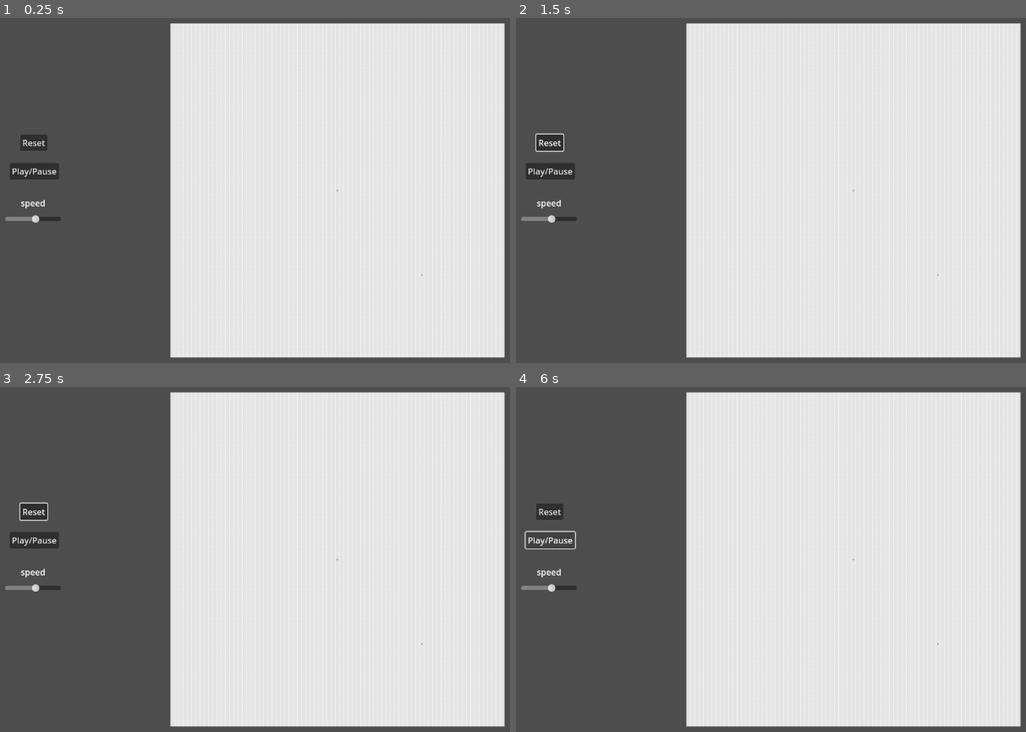
Above: before the commit, frames 1-4 (two rows, left to right).
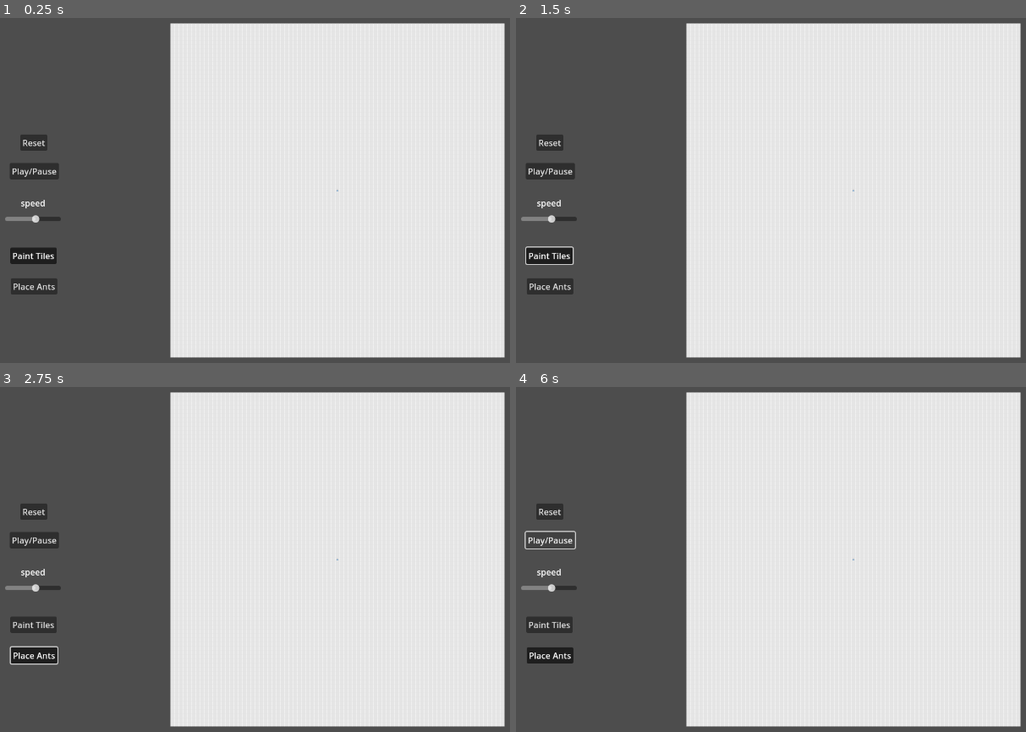
Above: after the commit, the same moments.

Repository: toucam87/LangtonAnts
Game: Godot game, scene res://Main Scene/world.tscn
Same seed, same stepped clock (60 frames per second), same inputs: the game is played once before the commit and once after it.
Inputs (mouse positions are in pixels of both pictures, inside the frame that each line leads up to):
- Up to frame 1 (0.25 s): no input
- Up to frame 2 (1.5 s): click "Reset" at 0.5 s; click (551, 256) at 1.25 s, where only the run after the commit has a clickable "Paint Tiles"
- Up to frame 3 (2.75 s): click (35, 656) at 2 s, where only the run after the commit has a clickable "Place Ants"
- Up to frame 4 (6 s): click (551, 625) at 2.75 s, where only the run after the commit has a clickable "Paint Tiles"; click (551, 656) at 3.5 s, where only the run after the commit has a clickable "Place Ants"; click (551, 625) at 4.25 s, where only the run after the commit has a clickable "Paint Tiles"; click (551, 656) at 5 s, where only the run after the commit has a clickable "Place Ants"; click "Play/Pause" at 5.75 s

The runs differ from the first frame. In frame 1, 0.8% of the frame differs, in the area x 1-83%, y 66-81%; in frame 2, 1.0%; in frame 3, 1.0%, in the area x 1-83%, y 33-81%; in frame 4, 0.8%.

Commit message:
v0.1.2 click to create ants
click to create and destroy ants, UI to toggle paint tiles or place ants.
fixed bug where reset didn't erase extra ants.

Diff:
--- a/Board/board_tilemap.gd
+++ b/Board/board_tilemap.gd
@@ -6,9 +6,10 @@
 
 enum {WHITE, BLACK, BLUE, RED, YELLOW, GREEN, ORANGE, PURPLE}
 
+var is_painting_tiles = true
+
 var active_color = 1
 var default_color = 0
-var is_painting_tiles = true
 var old_mouse_pos = null
 
 func initialize_map(size):
@@ -25,6 +26,10 @@
 	set_cell(0, coord, 0, Vector2i(new_color, 0))
 
 
+func is_tile_in_map(coordinate) -> bool:
+	return get_cell_source_id(0, coordinate) != -1
+
+
 func _input(_event: InputEvent) -> void:
 	if is_painting_tiles:
 		if Mouse.left_click_pressed == true:
@@ -32,12 +37,12 @@
 			points_to_paint.append(Mouse.mouse_pos)
 			for point in points_to_paint:
 				var map_point = local_to_map(to_local(point))
-				if get_cell_source_id(0, map_point) != -1:
+				if is_tile_in_map(map_point):
 					swap_tile(map_point, active_color)
 		elif Mouse.right_click_pressed == true:
 			var points_to_paint = Mouse.lerped_mouse_positions
 			points_to_paint.append(Mouse.mouse_pos)
 			for point in points_to_paint:
 				var map_point = local_to_map(to_local(point))
-				if get_cell_source_id(0, map_point) != -1:
+				if is_tile_in_map(map_point):
 					swap_tile(map_point, default_color)
--- a/Main Scene/game_board.gd
+++ b/Main Scene/game_board.gd
@@ -7,8 +7,10 @@
 
 var ant_scene = preload("res://Ants/ant.tscn")
 var ants = []
+var is_placing_ants = false
+var orientation_of_ant_to_place = 0
+var iterations_per_tick = 1
 
-var iterations_per_tick = 1
 
 signal board_size_changed(size)
 
@@ -38,23 +40,61 @@
 		print("no ants left")
 
 
+func destroy_all_ants():
+	for i in range(0, ants.size()):
+		destroy_ant(ants.back())
+	print(ants)
+
+
 func activate_ant(ant):
 	var old_tile_data = board.get_cell_tile_data(0, ant.coordinate)
 	var old_tile_color = old_tile_data.get_custom_data_by_layer_id(0)
 	ant.apply_instruction(old_tile_color)
 
 
+func activate_all_ants():
+	for ant in ants:
+		activate_ant(ant)
+
+
+func ants_present(coordinate : Vector2i):
+	var list_of_ants_present = []
+	if board.is_tile_in_map(coordinate):
+		for ant in ants:
+			if ant.coordinate == coordinate:
+				list_of_ants_present.append(ant)
+	return list_of_ants_present
+
+
 func initialize_board():
 	board.initialize_map(board_size)
 	tick_timer.paused = true
 	spawn_ant()
-	spawn_ant()
 	place_ant(ants[0], Vector2i((board_size - 1)/2, (board_size - 1)/2))
-	place_ant(ants[1], Vector2i((board_size - 1)/2, (board_size - 1)/2) + Vector2i(20,20), 2)
+
 
 
 func clash_with_wall(ant, _old_coordinate, _requested_coordinate):
 	destroy_ant(ant)
+
+
+#ant placer method
+func _input(event: InputEvent) -> void:
+	if is_placing_ants:
+		if event.is_action_pressed("left click"):
+			var coordinate = board.local_to_map(board.to_local(Mouse.mouse_pos))
+			if board.is_tile_in_map(coordinate):
+				spawn_ant()
+				place_ant(ants.back(), coordinate, orientation_of_ant_to_place)
+		elif event.is_action_pressed("right click"):
+			var coordinate = board.local_to_map(board.to_local(Mouse.mouse_pos))
+			var ants_clicked = ants_present(coordinate)
+			if ants_clicked.size() > 0:
+				for ant in ants_clicked:
+					destroy_ant(ant)
+
+
+
 
 
 func _on_board_tilemap_board_size_changed(size) -> void:
@@ -67,17 +107,15 @@
 
 
 func _on_ant_move_requested(ant, _old_coordinate, requested_coordinate) -> void:
-	if board.get_cell_source_id(0, requested_coordinate) != -1 :
+	if board.is_tile_in_map(requested_coordinate) :
 		place_ant(ant, requested_coordinate)
 	else:
 		clash_with_wall(ant, _old_coordinate, requested_coordinate)
 
 
-
 func _on_tick_timer_timeout() -> void:
 	for i in range(iterations_per_tick):
-		for ant in ants:
-			activate_ant(ant)
+		activate_all_ants()
 
 
 func _on_speed_slider_value_changed(value: float) -> void:
@@ -97,4 +135,19 @@
 
 
 func _on_reset_button_pressed() -> void:
+	destroy_all_ants()
 	initialize_board()
+
+
+func _on_paint_tiles_button_toggled(button_pressed: bool) -> void:
+	if button_pressed:
+		board.is_painting_tiles = true
+	else:
+		board.is_painting_tiles = false
+
+
+func _on_place_ants_button_toggled(button_pressed: bool) -> void:
+	if button_pressed:
+		is_placing_ants = true
+	else:
+		is_placing_ants = false
--- a/Main Scene/world.tscn
+++ b/Main Scene/world.tscn
@@ -1,8 +1,9 @@
-[gd_scene load_steps=4 format=3 uid="uid://bwwgw81vfedfh"]
+[gd_scene load_steps=5 format=3 uid="uid://bwwgw81vfedfh"]
 
 [ext_resource type="Script" path="res://Main Scene/Camera2D.gd" id="1_33pa6"]
 [ext_resource type="PackedScene" uid="uid://c8sm1h0ecovfc" path="res://Main Scene/game_board.tscn" id="1_37bbv"]
 [ext_resource type="Script" path="res://Main Scene/SpeedSlider.gd" id="3_wmstk"]
+[ext_resource type="ButtonGroup" uid="uid://c41dmvk5sjyp1" path="res://UI/tiles_ants_ButtonGroup.tres" id="4_7hoe0"]
 
 [node name="World" type="Node"]
 
@@ -48,7 +49,29 @@
 offset_bottom = 285.0
 text = "Reset"
 
+[node name="PaintTilesButton" type="Button" parent="CanvasLayer"]
+offset_left = 21.0
+offset_top = 468.0
+offset_right = 109.0
+offset_bottom = 499.0
+toggle_mode = true
+button_pressed = true
+button_group = ExtResource("4_7hoe0")
+text = "Paint Tiles
+"
+
+[node name="PlaceAntsButton" type="Button" parent="CanvasLayer"]
+offset_left = 22.0
+offset_top = 526.0
+offset_right = 110.0
+offset_bottom = 557.0
+toggle_mode = true
+button_group = ExtResource("4_7hoe0")
+text = "Place Ants"
+
 [connection signal="board_size_changed" from="GameBoard" to="Camera2D" method="_on_game_board_board_size_changed"]
 [connection signal="value_changed" from="CanvasLayer/SpeedSlider" to="GameBoard" method="_on_speed_slider_value_changed"]
 [connection signal="pressed" from="CanvasLayer/PlayPauseButton" to="GameBoard" method="_on_play_pause_button_pressed"]
 [connection signal="pressed" from="CanvasLayer/ResetButton" to="GameBoard" method="_on_reset_button_pressed"]
+[connection signal="toggled" from="CanvasLayer/PaintTilesButton" to="GameBoard" method="_on_paint_tiles_button_toggled"]
+[connection signal="toggled" from="CanvasLayer/PlaceAntsButton" to="GameBoard" method="_on_place_ants_button_toggled"]
--- /dev/null
+++ b/UI/paint_tiles_button.tscn
@@ -0,0 +1,20 @@
+[gd_scene load_steps=2 format=3 uid="uid://cr4r1vgtic7po"]
+
+[sub_resource type="GDScript" id="GDScript_8de8e"]
+script/source = "extends Button
+
+
+func _on_place_ants_button_toggled(button_pressed: bool) -> void:
+	self.button_pressed = not self.button_pressed
+"
+
+[node name="PaintTilesButton" type="Button"]
+offset_left = 21.0
+offset_top = 468.0
+offset_right = 109.0
+offset_bottom = 499.0
+toggle_mode = true
+button_pressed = true
+text = "Paint Tiles
+"
+script = SubResource("GDScript_8de8e")
--- /dev/null
+++ b/UI/tiles_ants_ButtonGroup.tres
@@ -0,0 +1,5 @@
+[gd_resource type="ButtonGroup" format=3 uid="uid://c41dmvk5sjyp1"]
+
+[resource]
+resource_local_to_scene = false
+resource_name = "Tiles_Ants"
--- a/project.godot
+++ b/project.godot
@@ -22,6 +22,7 @@
 
 window/size/viewport_width=1280
 window/size/viewport_height=720
+window/size/always_on_top=true
 
 [input]
 
